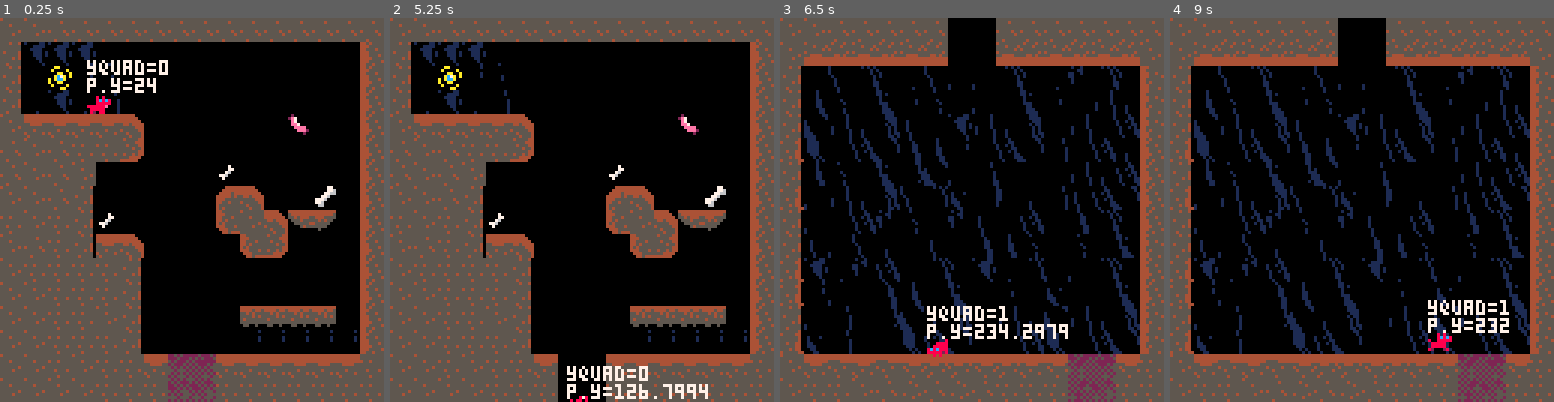
Above: before the commit, frames 1-4 (left to right).
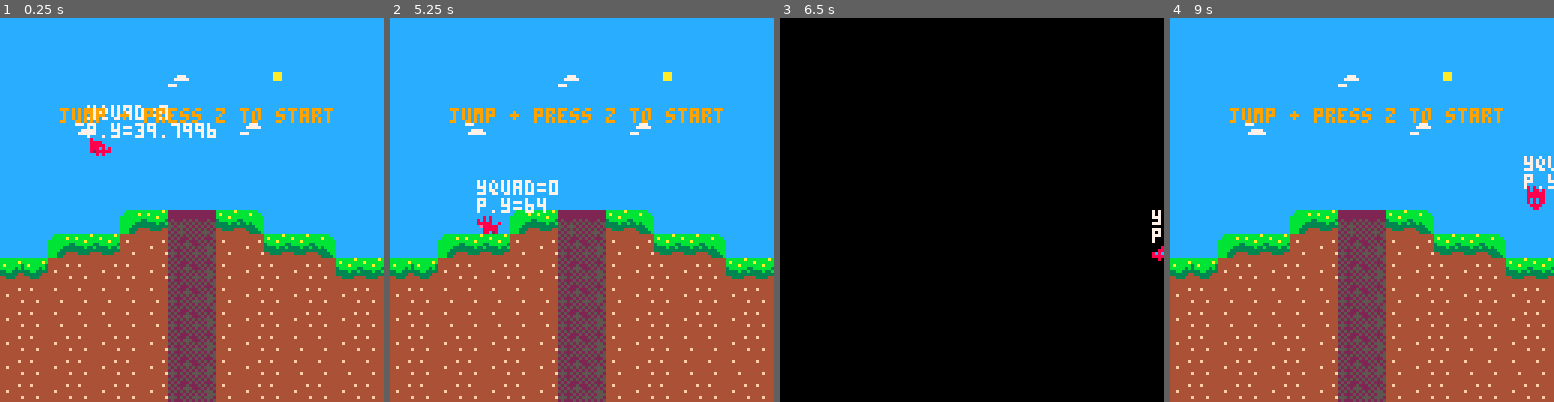
Above: after the commit, the same moments.

Repository: phf5kw/GoodBoy
Game: PICO-8 cartridge game1.p8
Same seed, same stepped clock (60 frames per second), same inputs: the game is played once before the commit and once after it.
Inputs:
- Up to frame 1 (0.25 s): no input
- Up to frame 2 (5.25 s): tap O (Z key) at 0.33, 0.7, 1.43, 2.22, 3.1, 3.98, 4.87 s; hold Left 1.97-2.37 s; hold Right 2.87-3.53 s; hold Up 3.58-4.08 s; hold Right 4.13-4.53 s; hold Left from 5.13 s (still down)
- Up to frame 3 (6.5 s): tap O (Z key) at 5.75 s; release Left at 5.8 s; hold Up 5.85-6.18 s; hold Left from 6.23 s (still down)
- Up to frame 4 (9 s): release Left at 6.63 s; tap O (Z key) at 6.63, 7.52, 8.4 s; hold Right 7.13-7.8 s; hold Up 7.85-8.35 s; hold Right 8.4-8.8 s

The runs differ from the first frame. In frame 1, 95% of the frame differs, in the area x 0-100%, y 0-100%; in frame 2, 96%; in frame 3, 42%; in frame 4, 96%.

Commit message:
some intro/menu

Diff:
--- a/game1.p8
+++ b/game1.p8
@@ -2,8 +2,11 @@
 version 42
 __lua__
 --variables
+game={}
+
 function _init()
 	--poke(0x5f2c,3)
+
 	player={
 		sp=1,
 		x=29,
@@ -35,32 +38,42 @@
 	depletion=0.005
 
 	cam_init()
-end
-
-
--->8
---update and draw functions
+
+	show_game()
+end
+
+
+-->8
+--main update draw functions
+
 function _update()
-	player_update()
-	player_animate()
-	cam_update()
+	game.upd()
 end
 
 function _draw()
+	game.drw()
+end
+
+---game update and draw---
+
+function show_game()
+	game.upd=game_update
+	game.drw=game_draw
+end
+
+function game_draw()
 	cls()
 	map(0,0)
 	spr(player.sp,player.x,player.y,1,1,player.flp)
 	print_update()
-	--print("running="..tostring(player.running),0,0,7)
-	--print("jumping="..tostring(player.jumping),0,6,7)
-	--print("falling="..tostring(player.falling),0,12,7)
-	--print("landed="..tostring(player.landed),0,18,7)
-	--print("energy="..tostring(player.energy),0,24,7)
-	--print("acc="..tostring(acc),0,30,7)
-
-	--print("energy="..tostring(player.energy),0,24,7)
-	--print("barreling="..tostring(player.barreling),0,30,7)
-
+	print("jump + press z to start",20,30,9)
+	print("jump + press z to start",20,30,9)
+end
+
+function game_update()
+	player_update()
+	player_animate()
+	cam_update()
 end
 -->8
 --collisions
@@ -371,6 +384,14 @@
 	print("yquad="..tostring(yquad),player.x,player.y-10,7)
 end
 
+-->8
+--menus
+function show_menu()
+	game.upd=menu_update
+	game.drw=menu_draw
+end
+
+
 
 
 
@@ -500,26 +521,26 @@
 
 
 __gff__
-0001010000010000000000000808100000010100000100000000000020204000000000000000000000000000000000000000000000000000000000000000000003030303030303030000000000000000030303030303030300000000000000000303030303030707000000000000000001010101000007070000000000000000
+0001010000010000000000000808100000010100000100000000000020204000000000030303030000000000000000000000000303000000000000000000000003030303030303030000000000000000030303030303030300000000000000000303030303030707000000000000000001010101000007070000000000000000
 0000000000000000000000000000000000000000000000000000000000000000000000000000000000000000000000000000000000000000000000000000000000000000000000000000000000000000000000000000000000000000000000000000000000000000000000000000000000000000000000000000000000000000
 __map__
-5050525252525252525252525252525250505050505050484850505050505046000000000000000000000000000000000000000000000000000000000000000000000000000000000000000000000000000000000000000000000000000000000000000000000000000000000000000000000000000000000000000000000000
-4748484849000000000000000000005657515151515151484851515151515146000000000000000000000000000000000000000000000000000000000000000000000000000000000000000000000000000000000000000000000000000000000000000000000000000000000000000000000000000000000000000000000000
-47341e5859000000000000000000005657000000000000000000000000000046000000000000000000000000000000000000000000000000000000000000000000000000000000000000000000000000000000000000000000000000000000000000000000000000000000000000000000000000000000000000000000000000
-4749484969000000000000000000005657000000000000000000000000000046000000000000000000000000000000000000000000000000000000000000000000000000000000000000000000000000000000000000000000000000000000000000000000000000000000000000000000000000000000000000000000000000
-5040404040430000000000001d00005657000000000000000000000000000046000000000000000000000000000000000000000000000000000000000000000000000000000000000000000000000000000000000000000000000000000000000000000000000000000000000000000000000000000000000000000000000000
-5250525151630000000000000000005657000000000000000000000000000046000000000000000000000000000000000000000000000000000000000000000000000000000000000000000000000000000000000000000000000000000000000000000000000000000000000000000000000000000000000000000000000000
-5250525000000000000c00000000005657000000000000000000000000000046000000000000000000000000000000000000000000000000000000000000000000000000000000000000000000000000000000000000000000000000000000000000000000000000000000000000000000000000000000000000000000000000
-505052470000000000424300000e005657000000000000000000000000000046000000000000000000000000000000000000000000000000000000000000000000000000000000000000000000000000000000000000000000000000000000000000000000000000000000000000000000000000000000000000000000000000
-515051470c000000006250437372005651720000007370720000007372000046707000000000000000000000000000000000000000000000000000000000000000000000000000000000000000000000000000000000000000000000000000000000000000000000000000000000000000000000000000000000000000000000
-5052514740430000000062630000005657000000000000000000000000000046000000000000000000000000000000000000000000000000000000000000000000000000000000000000000000000000000000000000000000000000000000000000000000000000000000000000000000000000000000000000000000000000
-5051515151470000000000000000005657000000000000000000000000000046000000000000000000000000000000000000000000000000000000000000000000000000000000000000000000000000000000000000000000000000000000000000000000000000000000000000000000000000000000000000000000000000
-5050515151470000000000000000005657000000000000000000000000000046000000000000000000000000000000000000000000000000000000000000000000000000000000000000000000000000000000000000000000000000000000000000000000000000000000000000000000000000000000000000000000000000
-5050515150470000000070707070005657000000000000000000000000000046000000000000000000000000000000000000000000000000000000000000000000000000000000000000000000000000000000000000000000000000000000000000000000000000000000000000000000000000000000000000000000000000
-5050515151470000000058585858585651700000007070707000700000707046000000000000000000000000000000000000000000000000000000000000000000000000000000000000000000000000000000000000000000000000000000000000000000000000000000000000000000000000000000000000000000000000
-5050515051514066674040404040405157000000000000000000000000000046000000000000000000000000000000000000000000000000000000000000000000000000000000000000000000000000000000000000000000000000000000000000000000000000000000000000000000000000000000000000000000000000
-5050505051515177775151515151515151414166674141414141414141414046000000000000000000000000000000000000000000000000000000000000000000000000000000000000000000000000000000000000000000000000000000000000000000000000000000000000000000000000000000000000000000000000
-5050525252525266675252525252525200000000000000000000000000000000000000000000000000000000000000000000000000000000000000000000000000000000000000000000000000000000000000000000000000000000000000000000000000000000000000000000000000000000000000000000000000000000
+2222222222222222222222222222222250505050505050484850505050505046000000000000000000000000000000000000000000000000000000000000000000000000000000000000000000000000000000000000000000000000000000000000000000000000000000000000000000000000000000000000000000000000
+2222222222222222222222222222222257515151515151484851515151515146000000000000000000000000000000000000000000000000000000000000000000000000000000000000000000000000000000000000000000000000000000000000000000000000000000000000000000000000000000000000000000000000
+2222222222222230222222322222222257000000000000000000000000000046000000000000000000000000000000000000000000000000000000000000000000000000000000000000000000000000000000000000000000000000000000000000000000000000000000000000000000000000000000000000000000000000
+2222222222222222222222222222222257000000000000000000000000000046000000000000000000000000000000000000000000000000000000000000000000000000000000000000000000000000000000000000000000000000000000000000000000000000000000000000000000000000000000000000000000000000
+2222223122222222222230222222222257000000000000000000000000000046000000000000000000000000000000000000000000000000000000000000000000000000000000000000000000000000000000000000000000000000000000000000000000000000000000000000000000000000000000000000000000000000
+2222222222222222222222222222222257000000000000000000000000000046000000000000000000000000000000000000000000000000000000000000000000000000000000000000000000000000000000000000000000000000000000000000000000000000000000000000000000000000000000000000000000000000
+2222222222222222222222222222222257000000000000000000000000000046000000000000000000000000000000000000000000000000000000000000000000000000000000000000000000000000000000000000000000000000000000000000000000000000000000000000000000000000000000000000000000000000
+2222222222222222222222222222222257000000000000000000000000000046000000000000000000000000000000000000000000000000000000000000000000000000000000000000000000000000000000000000000000000000000000000000000000000000000000000000000000000000000000000000000000000000
+2222222222262466672425222222222251720000007370720000007372000046707000000000000000000000000000000000000000000000000000000000000000000000000000000000000000000000000000000000000000000000000000000000000000000000000000000000000000000000000000000000000000000000
+2222262424343376773433242425222257000000000000000000000000000046000000000000000000000000000000000000000000000000000000000000000000000000000000000000000000000000000000000000000000000000000000000000000000000000000000000000000000000000000000000000000000000000
+2323333433343376773433343334242457000000000000000000000000000046000000000000000000000000000000000000000000000000000000000000000000000000000000000000000000000000000000000000000000000000000000000000000000000000000000000000000000000000000000000000000000000000
+3334343434343476773433343334333457000000000000000000000000000046000000000000000000000000000000000000000000000000000000000000000000000000000000000000000000000000000000000000000000000000000000000000000000000000000000000000000000000000000000000000000000000000
+3334343434343476773433343334333457000000000000000000000000000046000000000000000000000000000000000000000000000000000000000000000000000000000000000000000000000000000000000000000000000000000000000000000000000000000000000000000000000000000000000000000000000000
+3334333433343376773433343434333451700000007070707000700000707046000000000000000000000000000000000000000000000000000000000000000000000000000000000000000000000000000000000000000000000000000000000000000000000000000000000000000000000000000000000000000000000000
+3334333433343376773433343434343457000000000000000000000000000046000000000000000000000000000000000000000000000000000000000000000000000000000000000000000000000000000000000000000000000000000000000000000000000000000000000000000000000000000000000000000000000000
+3334333433343376773433343334333451414166674141414141414141414046000000000000000000000000000000000000000000000000000000000000000000000000000000000000000000000000000000000000000000000000000000000000000000000000000000000000000000000000000000000000000000000000
+5050525252525276775252525252525200000000000000000000000000000000000000000000000000000000000000000000000000000000000000000000000000000000000000000000000000000000000000000000000000000000000000000000000000000000000000000000000000000000000000000000000000000000
 5044454445444576774445444544455000000000000000000000000000000000000000000000000000000000000000000000000000000000000000000000000000000000000000000000000000000000000000000000000000000000000000000000000000000000000000000000000000000000000000000000000000000000
 474c4d4e4f494d6a6a4e4f494a4e4f4600000000000000000000000000000000000000000000000000000000000000000000000000000000000000000000000000000000000000000000000000000000000000000000000000000000000000000000000000000000000000000000000000000000000000000000000000000000
 475c5d5e5f595d5e6a5e5f595a6d6e4600000000000000000000000000000000000000000000000000000000000000000000000000000000000000000000000000000000000000000000000000000000000000000000000000000000000000000000000000000000000000000000000000000000000000000000000000000000
Not shown, changed: 67 lines of the sprite sheet (__gfx__) section of game1.p8
